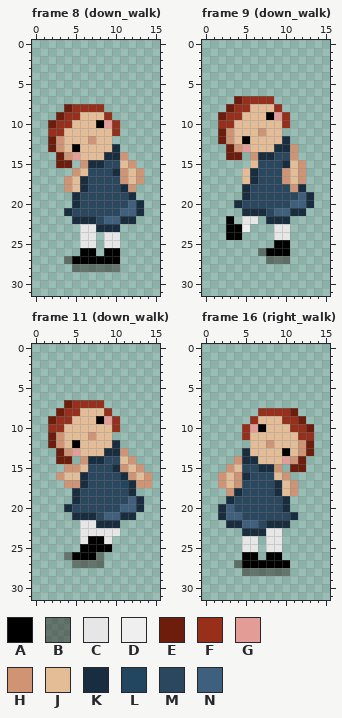
Pixel-art file: art/overworld/doll_overworld.aseprite. The picture above is the old version.
16x32 pixels, 30 frames. Shown: frame 8 (down_walk), frame 9 (down_walk), frame 11 (down_walk), frame 16 (right_walk). The old version is drawn lined up with the new one. The commit also changed other frames, which this record leaves out.
Palette (. is transparent): A #000000  B #21140f6e  C #e6e6e6  D #efefef  E #6e1c0b  F #972f1a  G #e49d96  H #d09474  J #e4bc96  K #182d3f  L #224660  M #2a4760  N #3e607e
Pixels before, frame 8 (down_walk), first column x 2:
 8 ..EFFFF.....
 9 .EFFJJJF....
10 EFFJJJAGF...
11 FFJJJJJJF...
12 EHJJJHJJ....
13 EHJAJJJJK...
14 .EHGJJJKKH..
15 .EE.HKKMMJH.
16 ...HJMMMKHJH
17 ..HJKMMMMHJH
18 ..HJKMMMMKH.
19 ...KMMMMMMK.
20 ...KMMMMMMNK
21 ..KMMMMMMNNK
22 ...KKKMNNKK.
23 ....CCKKK...
24 ....CC.CC...
25 ....CC.CC...
26 ....AA.AA...
27 ..BAAAAAA...
28 ...BBBBBB...
Pixels before, frame 9 (down_walk), first column x 2:
 7 ..EFFFF.....
 8 .EFFJJJF....
 9 EFFJJJAGF...
10 FFJJJJJJF...
11 EHJJJHJJ....
12 EHJAJJJJK...
13 .EHGJJJKKH..
14 .EE.HKKMMH..
15 ....JMMMKJH.
16 ...JKMMMHJH.
17 ...JKMMMHJH.
18 ...KMMMMMHK.
19 ...KMMMMMMNK
20 ..KMMMMMMNNK
21 ...KKKMNNKK.
22 .A.CC.KKK...
23 .AAD...CC...
24 .AA....CC...
25 .......AA...
26 .....BAAA...
27 ......BBB...
Pixels before, frame 11 (down_walk), first column x 2:
 7 ..EFFFF......
 8 .EFFJJJF.....
 9 EFFJJJAGF....
10 FFJJJJJJF....
11 EHJJJHJJ.....
12 EHJAJJJJK....
13 .EHGJJJKKH...
14 .EE.HKKMMJH..
15 ..HHJMMMKHJH.
16 .HJJKMMMMKHJH
17 ..HHKMMMMLKHH
18 ...KMMMMMMK..
19 ...KMMMMMMNK.
20 ..KMMMMMMNNK.
21 ...KKKMNNKK..
22 ....CCKKK....
23 ....CCCCC....
24 ....CAAC.....
25 ....AAAA.....
26 ..BAAAB......
27 ...BBBB......
Pixels before, frame 16 (right_walk), first column x 2:
 8 .....FFFFE..
 9 ....FJJJFFE.
10 ...FGAJJJFFE
11 ...FJJJJJJFF
12 ....JJHJJJHE
13 ...KJJJJAJHE
14 ..HKKJJJGHE.
15 .HJMMKKH.EE.
16 HJHKMMMJH...
17 HJHMMMMKJH..
18 .HKMMMMKJH..
19 .KMMMMMMK...
20 KNMMMMMMK...
21 KNNMMMMMMK..
22 .KKNNMKKK...
23 ...KKKCC....
24 ...CC.CC....
25 ...CC.CC....
26 ...AA.AA....
27 ..BAAAAAA...
28 ...BBBBBB...
New version:
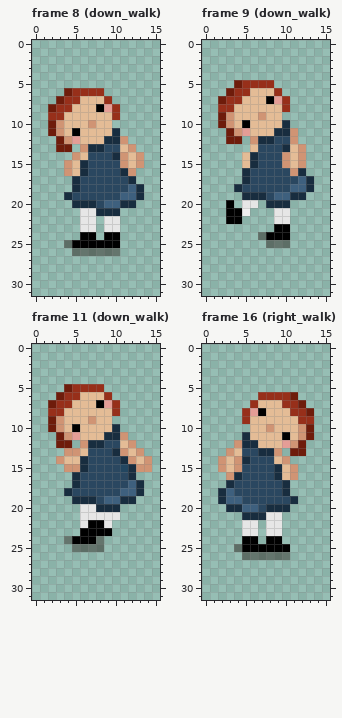
The edit:
whole drawing moved by +0,+1 (the old picture is shown already moved)
Changed rows in their new state; - is an unchanged pixel.
Frame 8 (down_walk):
first column x 2:
 6 --EFFFF-----
 7 -EFFJJJF----
 8 EFFJJJAGF---
 9 FFJJ---JF---
10 -HJ--HJJ.---
11 EH-A----K---
12 .EHG-J-KKH--
13 .EE.HKKMMJH-
14 -..H-MMM--JH
15 -.HJKMM--HJH
16 --HJK---MKH.
17 --.KM----MK.
18 --.KM----MNK
19 --KM-----NNK
20 ----KK-NNKK.
21 --..CCKKK...
22 ---.CC.CC..-
23 ------.CC---
24 ----AA-AA---
25 --BAAAAAA---
26 ---BBBBBB---
27 --.......---
28 ---......---
Frame 9 (down_walk):
first column x 2:
 5 --EFFFF-----
 6 -EFFJJJF----
 7 EFFJJJAGF---
 8 FFJJ---JF---
 9 -HJ--HJJ.---
10 EH-A----K---
11 .EHG-J-KKH--
12 .EE.HKKMMH--
13 -...-MMM-JH-
14 -..JKMM-HJH-
15 ---JK---H---
16 ---KM---MHK-
17 ---KM---MMNK
18 --KM-----NNK
19 ----KK-NNKK.
20 -A.CC.KKK...
21 -AAD...CC..-
22 --A..-.CC---
23 -...---AA---
24 -..--BAAA---
25 ------BBB---
26 -----....---
27 ------...---
Frame 11 (down_walk):
first column x 2:
 5 --EFFFF------
 6 -EFFJJJF-----
 7 EFFJJJAGF----
 8 FFJJ---JF----
 9 -HJ--HJJ.----
10 EH-A----K----
11 .EHG-J-KKH---
12 .EE.HKKMMJH--
13 -.-H-MMM--JH-
14 -HJJKMM--K-JH
15 ----K---MLK-H
16 -..KM----MK..
17 --.KM----MNK.
18 --KM-----NNK-
19 ----KK-NNKK.-
20 --..CCKKK...-
21 ---.CCCCC..--
22 -----AAC.----
23 ----AAAA.----
24 --BAA-B.-----
25 ---BBBB.-----
26 --.....------
27 ---....------
Frame 16 (right_walk):
first column x 2:
 6 -----FFFFE--
 7 ----FJJJFFE-
 8 ---FGAJJJFFE
 9 ---FJ---JJFF
10 ---.JJH--JH-
11 ---K----A-HE
12 --HKK-J-GHE.
13 -HJMMKKH.EE.
14 HJ--MMM-H..-
15 HJH--MMKJH.-
16 .HKM---KJH--
17 .KM----MK.--
18 KNM----MK.--
19 KNN-----MK--
20 .KKNN-KK----
21 ...KKKCC..--
22 -..CC.CC.---
23 ---CC.------
24 ---AA-AA----
25 --BAAAAAA---
26 ---BBBBBB---
27 --.......---
28 ---......---
